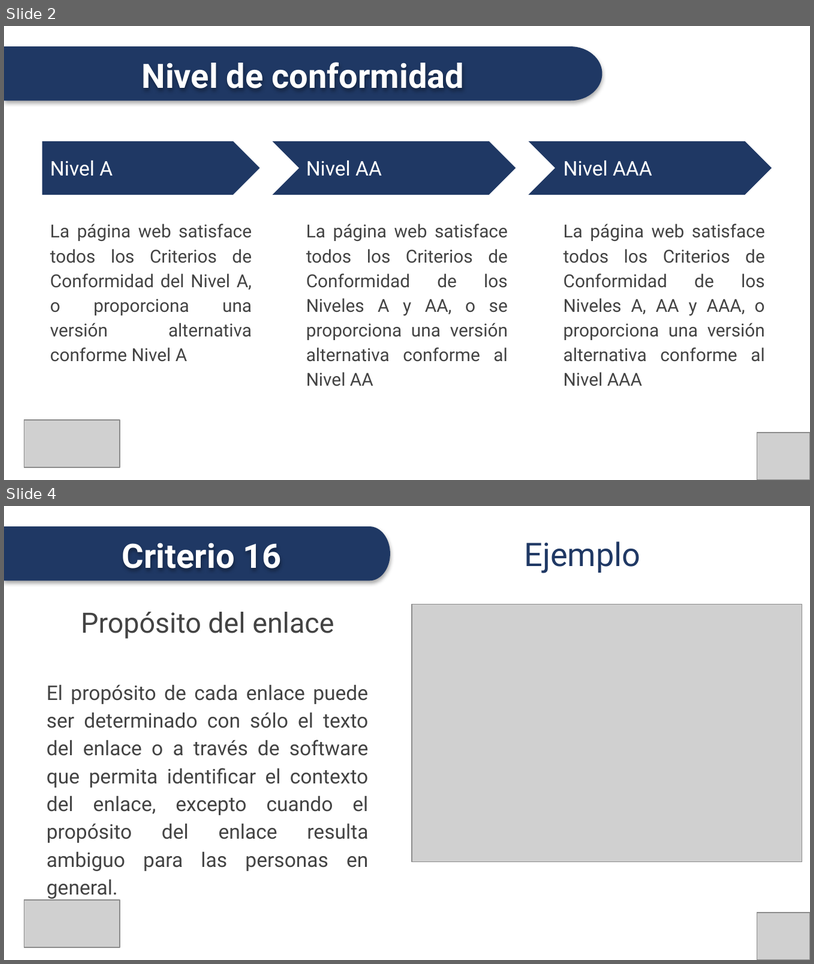
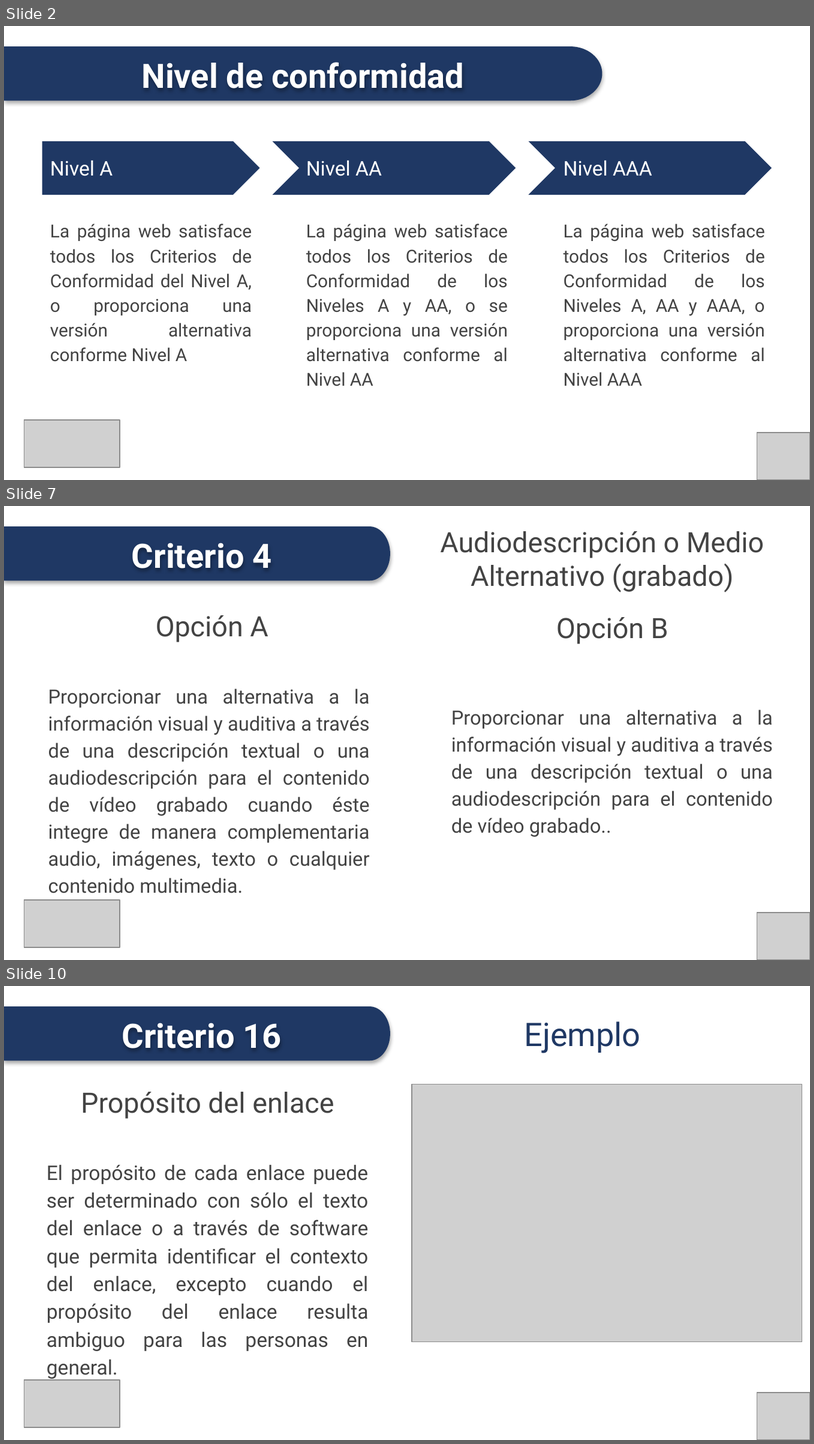
Before and after one commit to conaipd/accesibilidad, a slide deck: NTS - Accesibilidad Web - P2 - SEPTIEMBRE 2024.pptx. Shown one above the other, each under a label of ours: slides 2 and 4 before the commit, slides 2, 7 and 10 after it; the slides between them are not shown. The pictures are 814x964 and 814x1444 pixels, drawn with LibreOffice and Linux fonts; fonts in the diff are those of the drawing; grey boxes stand for pictures. Boxes give left, top, right and bottom in pixels: in the first picture for what was removed or moved away, otherwise in the second. Text is boxed around its words. In the diff, an @@ line names an element or a change of style, - is before the commit and + after.

```diff
--- a/NTS - Accesibilidad Web - P2 - SEPTIEMBRE 2024.pptx
+++ b/NTS - Accesibilidad Web - P2 - SEPTIEMBRE 2024.pptx
@@ slide 7 added at (4,506,810,960), background #FFFFFF @@
@@ freeform shape added at (4,526,390,580), fill #1F3864 @@
@@ title added at (440,531,765,592), 25 pt, text #434343 @@
+Audiodescripción o Medio Alternativo (grabado)
@@ text added at (132,543,272,568), 30 pt, text #FFFFFF, bold @@
+Criterio 4
@@ text added at (156,615,268,642), 25 pt, text #434343 @@
+Opción A
@@ text added at (557,617,669,644), 25 pt, text #434343 @@
+Opción B
@@ text added at (48,688,370,893), 17.5 pt, text #434343 @@
+Proporcionar una alternativa a la información visual y auditiva a través de una descripción textual o una audiodescripción para el contenido de vídeo grabado cuando éste integre de manera complementaria audio, imágenes, texto o cualquier contenido multimedia.
@@ text added at (452,709,773,837), 17.5 pt, text #434343 @@
+Proporcionar una alternativa a la información visual y auditiva a través de una descripción textual o una audiodescripción para el contenido de vídeo grabado..
@@ picture added at (24,900,120,947) @@
@@ picture added at (757,912,810,960) @@
@@ what was slide 4 is now slide 10 @@
```
Also in this commit, not shown: 1 slide changed, 5 other slides added.
